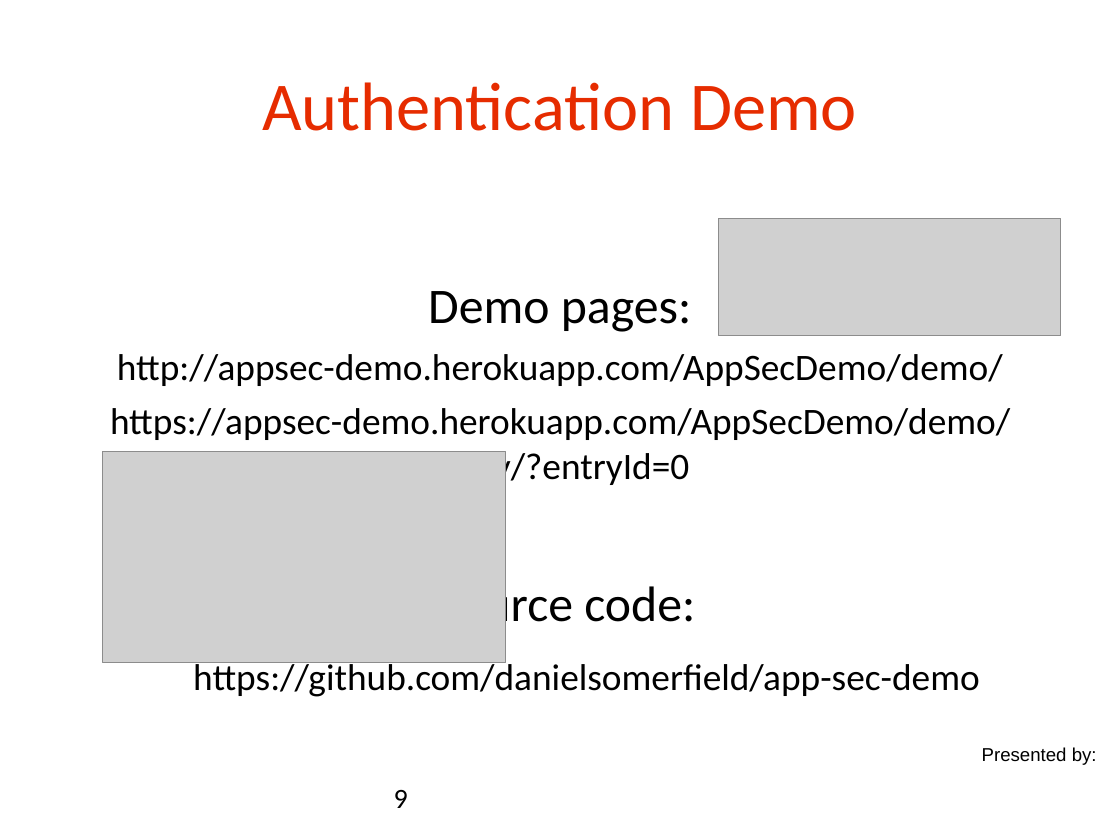
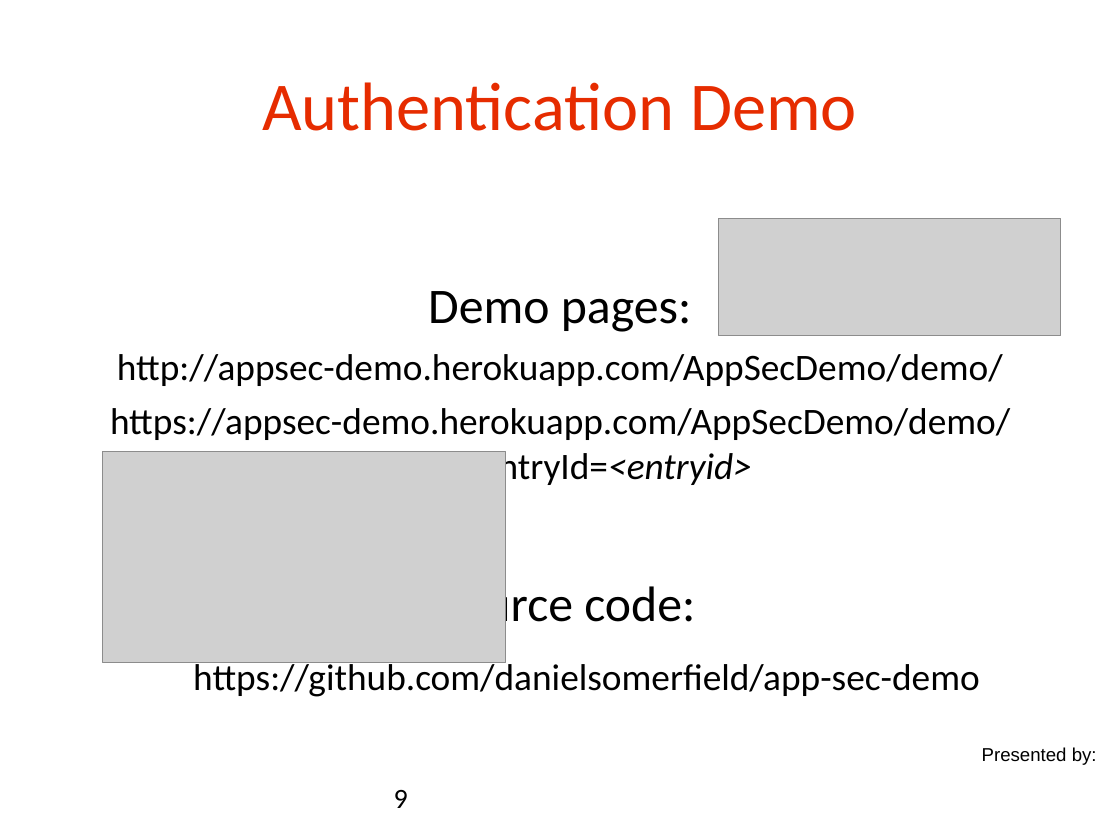
Before and after one commit to danielsomerfield/app-sec-presentation, a slide deck: slide 9 of AppSec Presentation Deck Day 4.ppt. Drawn at 1120x840 pixels with LibreOffice and Linux fonts; fonts in the diff are those of the drawing; grey boxes stand for pictures; background and template pictures are left out. Boxes give left, top, right and bottom in pixels: in the first picture for what was removed or moved away, otherwise in the second. Text is boxed around its words. In the diff, an @@ line names an element or a change of style, - is before the commit and + after.

```diff
--- a/AppSec Presentation Deck Day 4.ppt
+++ b/AppSec Presentation Deck Day 4.ppt
@@ text at [110, 408, 1010, 489]: text changed @@
-https://appsec-demo.herokuapp.com/AppSecDemo/demo/entry/?entryId=0
+https://appsec-demo.herokuapp.com/AppSecDemo/demo/entry/?entryId=<entryid>
```
Also in this commit, not shown: 1 other slide changed, 4 other files.
